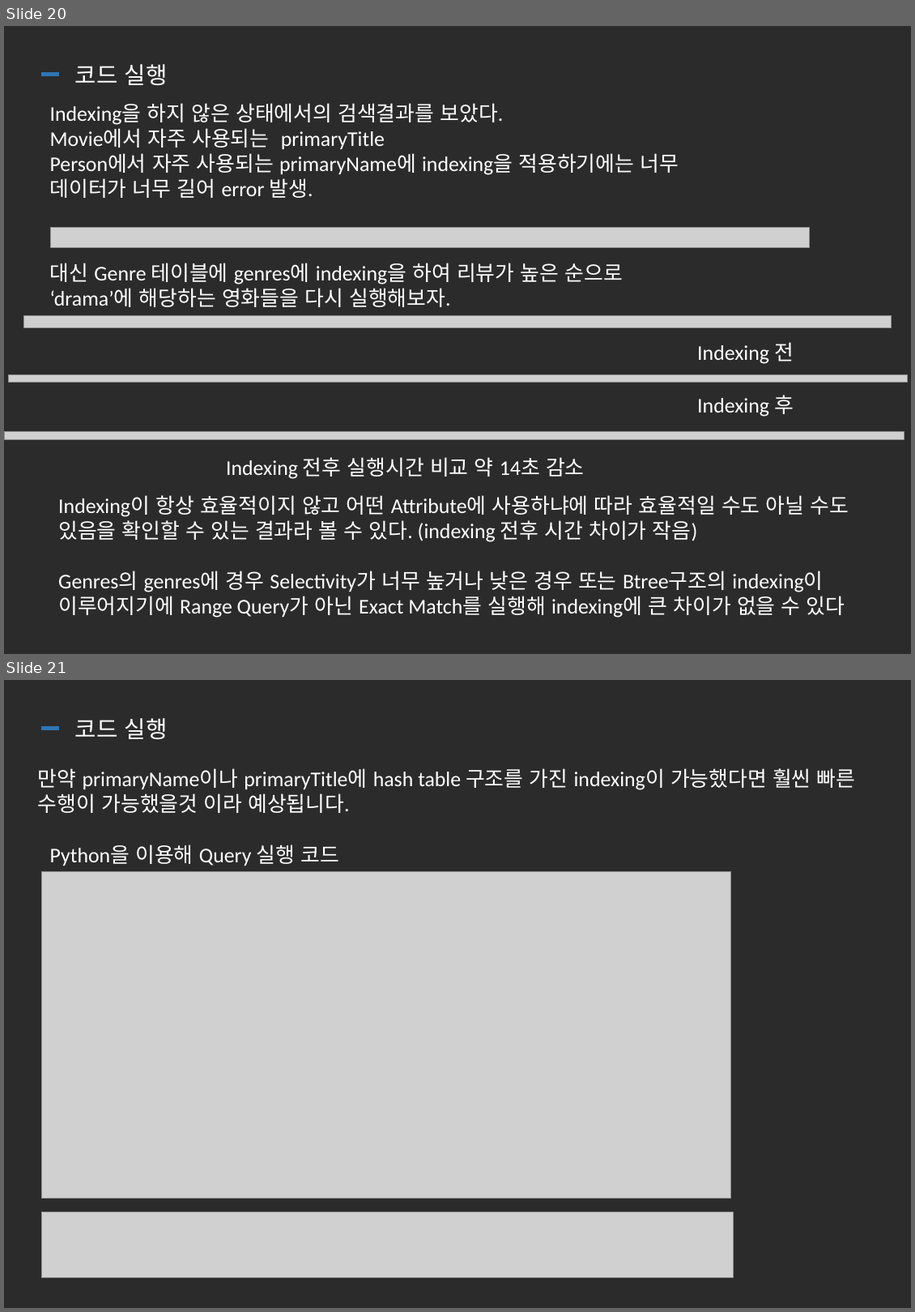
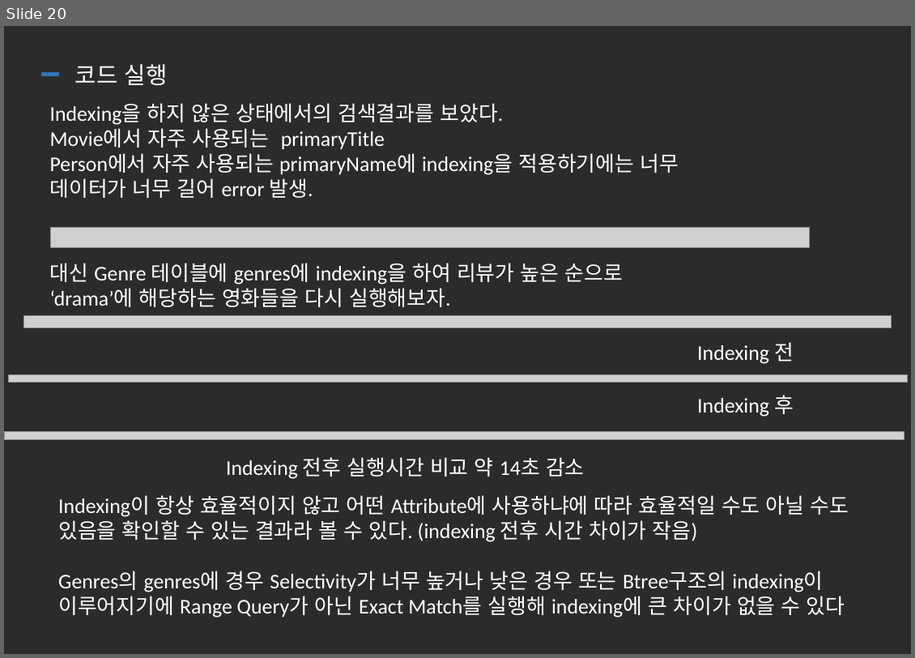
Before and after one commit to saehoon0501/IMDB, a slide deck: IMDB 자료.pptx. Shown one above the other, each under a label of ours: slides 20 and 21 before the commit, slide 20 after it. The pictures are 915x1312 and 915x658 pixels, drawn with LibreOffice and Linux fonts; fonts in the diff are those of the drawing; grey boxes stand for pictures; background and template pictures are left out; a plain dark background stands for a picture behind light text. Boxes give left, top, right and bottom in pixels: in the first picture for what was removed or moved away, otherwise in the second. Text is boxed around its words. In the diff, an @@ line names an element or a change of style, - is before the commit and + after.

```diff
--- a/IMDB 자료.pptx
+++ b/IMDB 자료.pptx
@@ slide 21 removed at box(4, 680, 911, 1308), background picture (left out) @@
@@ text removed at box(75, 718, 168, 739) @@
-코드 실행
@@ line removed from (42, 729) to (58, 729) @@
@@ text removed at box(38, 768, 856, 813) @@
-만약 primaryName이나 primaryTitle에 hash table 구조를 가진 indexing이 가능했다면 훨씬 빠른 수행이 가능했을것 이라 예상됩니다.
@@ text removed at box(50, 844, 339, 865) @@
-Python을 이용해 Query 실행 코드
@@ picture removed at box(42, 872, 732, 1198) @@
@@ picture removed at box(42, 1213, 734, 1278) @@
```
